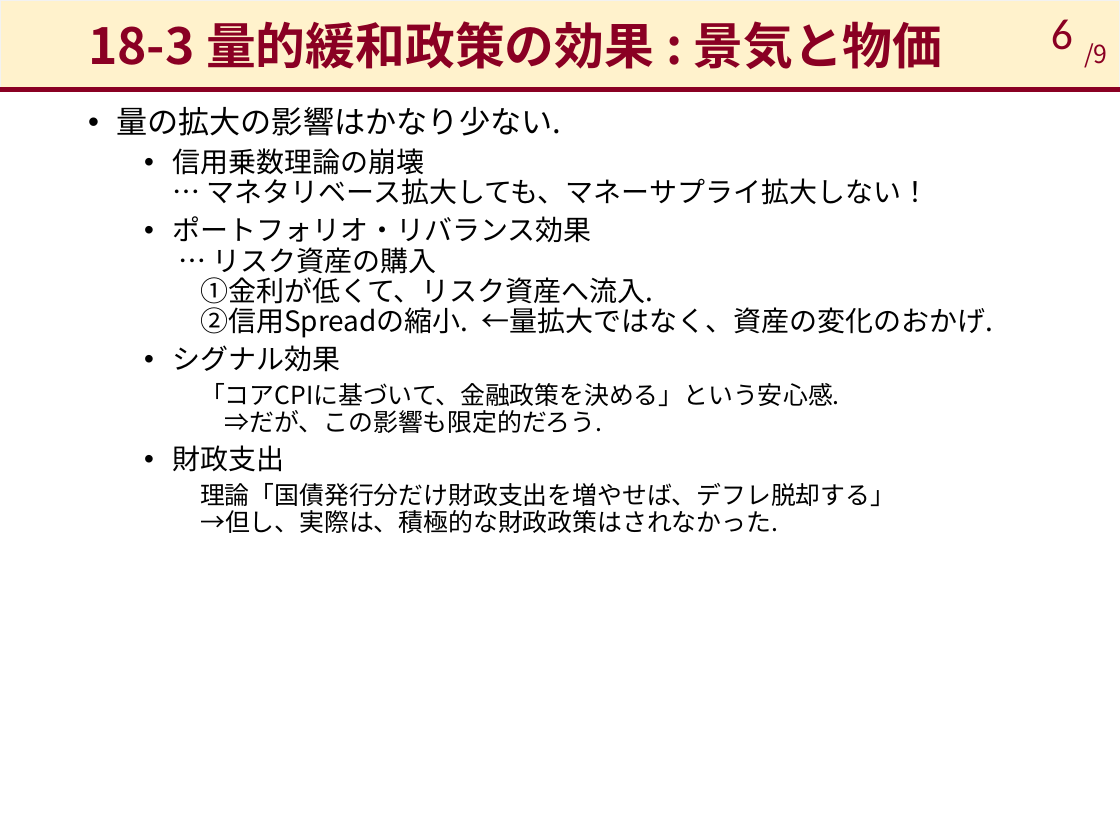
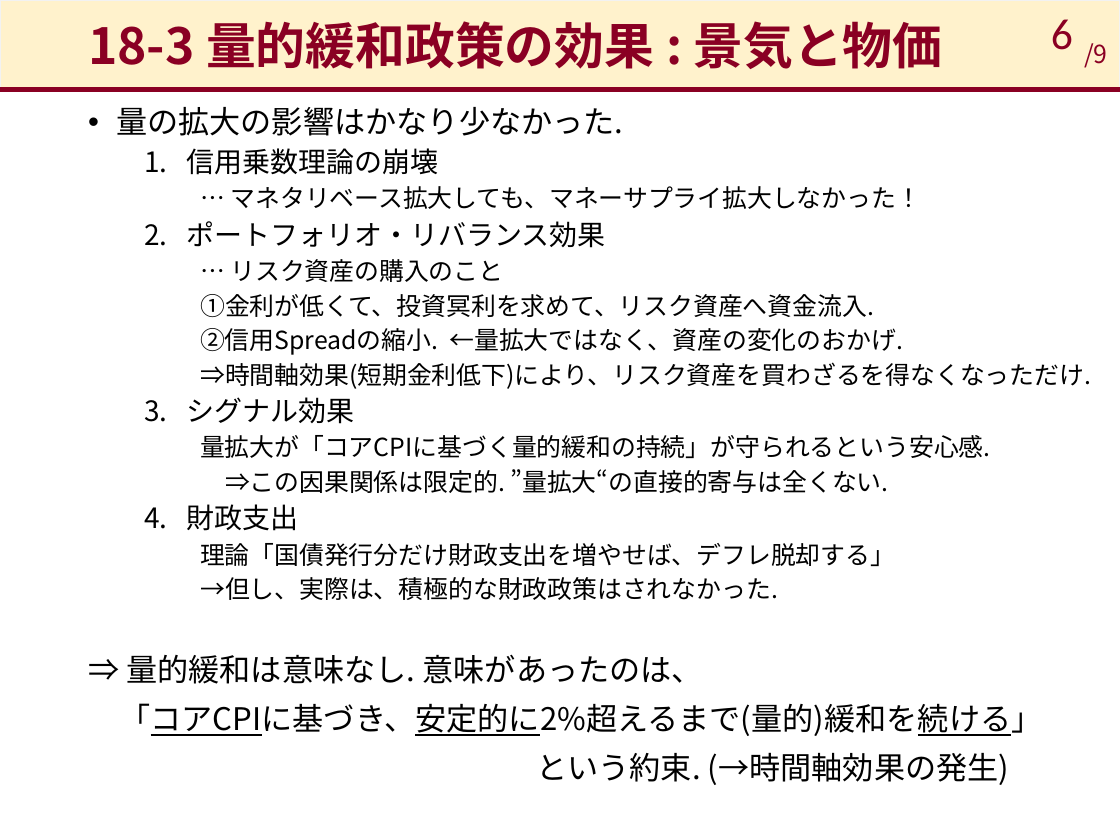
Before and after one commit to takashiikai1991/shirakawa, a slide deck: slide 6 of Sec_18/現代の金融政策_18.pptx. Drawn at 1120x840 pixels with LibreOffice and Linux fonts; fonts in the diff are those of the drawing. Boxes give left, top, right and bottom in pixels: in the first picture for what was removed or moved away, otherwise in the second. Text is boxed around its words. In the diff, an @@ line names an element or a change of style, - is before the commit and + after.

```diff
--- a/Sec_18/現代の金融政策_18.pptx
+++ b/Sec_18/現代の金融政策_18.pptx
@@ text at (116, 107, 1091, 389): text changed; size 18 to 16 pt @@
-• 量の拡大の影響はかなり少ない.
-  • 信用乗数理論の崩壊
-    … マネタリベース拡大しても、マネーサプライ拡大しない！
-  • ポートフォリオ・リバランス効果
-    … リスク資産の購入
-    ①金利が低くて、リスク資産へ流入.
-    ②信用Spreadの縮小. ←量拡大ではなく、資産の変化のおかげ.
+• 量の拡大の影響はかなり少なかった.
+  1. 信用乗数理論の崩壊
+    … マネタリベース拡大しても、マネーサプライ拡大しなかった！
+  2. ポートフォリオ・リバランス効果
+    … リスク資産の購入のこと
+    ①金利が低くて、投資冥利を求めて、リスク資産へ資金流入.
+    ②信用Spreadの縮小. ←量拡大ではなく、資産の変化のおかげ.
+    ⇒時間軸効果(短期金利低下)により、リスク資産を買わざるを得なくなっただけ.
@@ text at (186, 397, 354, 531): bullet • to 1. @@
@@ text at (200, 435, 991, 493): text changed @@
-    「コアCPIに基づいて、金融政策を決める」という安心感.
-    ⇒だが、この影響も限定的だろう.
+    量拡大が「コアCPIに基づく量的緩和の持続」が守られるという安心感.
+    ⇒この因果関係は限定的. ”量拡大“の直接的寄与は全くない.
@@ text at (119, 543, 1042, 785): text changed; size 16 to 20 pt @@
-    理論「国債発行分だけ財政支出を増やせば、デフレ脱却する」
-    →但し、実際は、積極的な財政政策はされなかった.
+    理論「国債発行分だけ財政支出を増やせば、デフレ脱却する」
+    →但し、実際は、積極的な財政政策はされなかった.
+⇒ 量的緩和は意味なし. 意味があったのは、
+「コアCPIに基づき、安定的に2%超えるまで(量的)緩和を続ける」
+という約束. (→時間軸効果の発生)
```
Also in this commit, not shown: 4 other slides changed, 1 other file.
